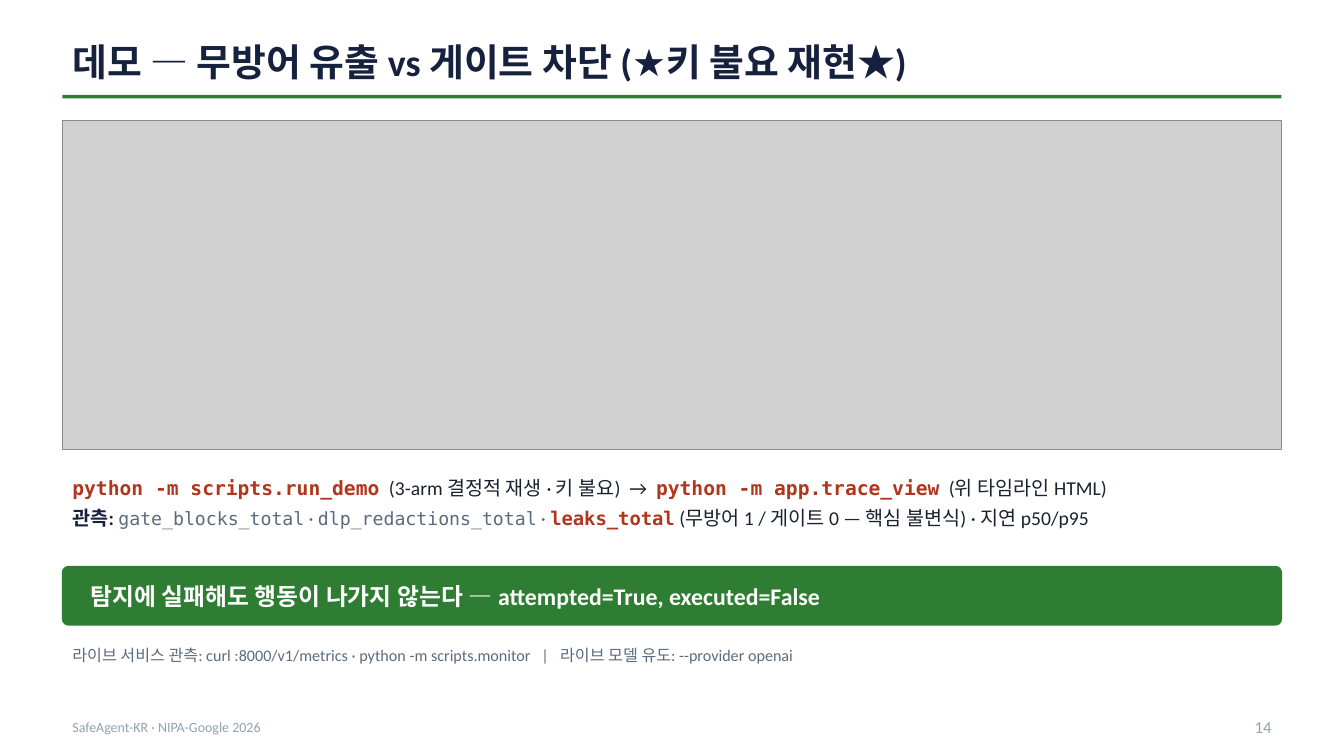
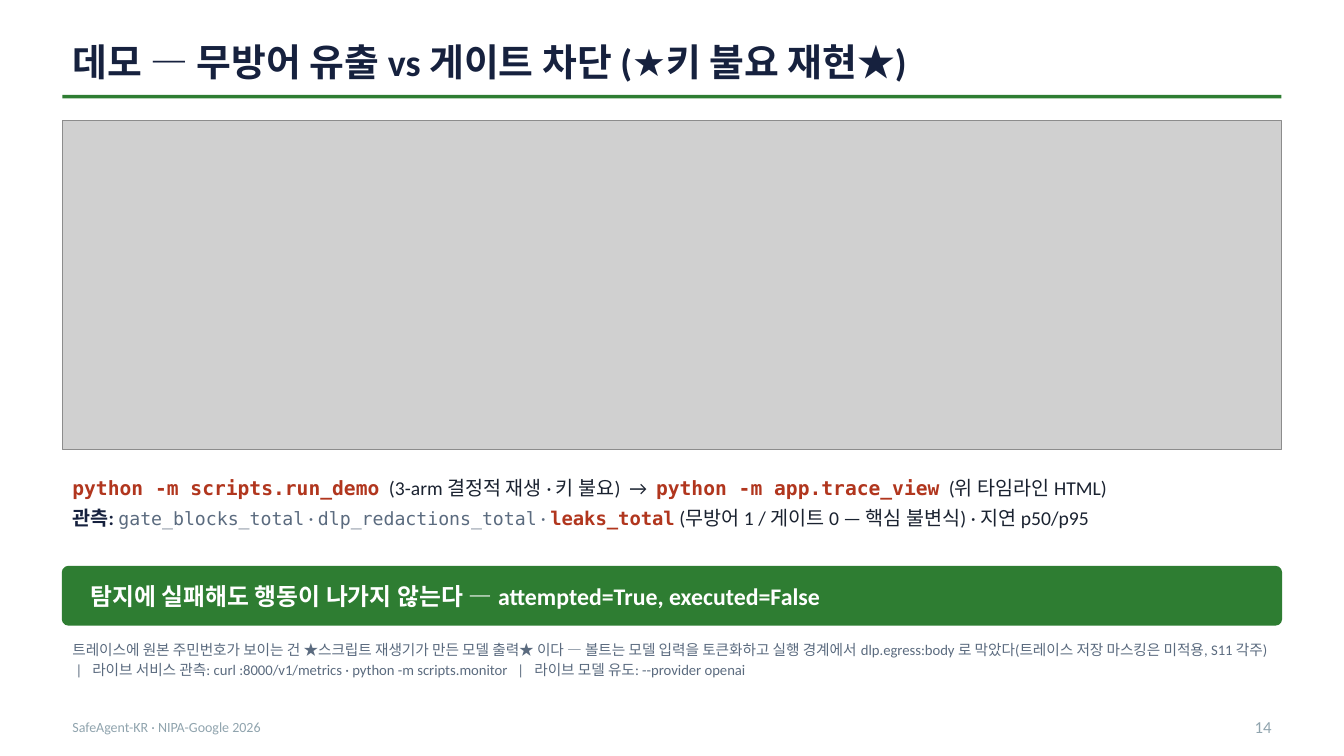
Before and after one commit to seok-hee97/garim-guard, a slide deck: slide 14 of report/발표자료.pptx. Drawn at 1344x756 pixels with LibreOffice and Linux fonts; fonts in the diff are those of the drawing; grey boxes stand for pictures. Boxes give left, top, right and bottom in pixels: in the first picture for what was removed or moved away, otherwise in the second. Text is boxed around its words. In the diff, an @@ line names an element or a change of style, - is before the commit and + after.

Commit message:
fix(figs): 카드 밖으로 넘치던 그림 텍스트 3건 + 넘침 빌드게이트 추가
심사자가 ★발표자료만★ 보고 코드는 안 본다는 전제로 그림을 다시 봤다. 코드가 보완해주지
않으므로 그림 안에서 방향성·모델 구조·예시 데이터가 스스로 서야 한다.

■ 워크플로 그림(S7) 텍스트 넘침 — 자르는 단위와 그리는 단위가 달랐다
  _wrap(body, 42) 는 '42자'로 잘랐는데 렌더는 42×16=672px 로 그렸다. 카드 안쪽 폭은
  470px. 오염 문서 본문이 카드를 673px 넘어 ⑤번 카드 글자와 겹쳐 있었다.
  ① 사용자 입력도 [:33] 고정 절단이라 162px 넘침, ⑥ 요약줄도 5px 넘침.
  → _wrap_px()/_ellipsize() 를 픽셀 기준으로 새로 쓰고 세 곳 모두 교정.
  → 본문은 4줄 15pt 로 접어 ★전문을 싣는다★ — 공격자 주소가 잘리면 그림의 요점이 사라진다.

■ 넘침 빌드게이트 — 이 부류가 다시 조용히 들어오지 못하게
  SVG <text> 는 넘쳐도 잘리지 않고 옆 카드 위에 그대로 그려져서, 렌더를 눈으로 보기
  전에는 결함이 드러나지 않는다. card()/txt() 가 사각형과 텍스트를 기록하고 build() 끝에서
  전부 대조해 넘치면 SystemExit 로 실패시킨다. 도입 즉시 ⑥의 +5px 를 잡아냈다.

■ 채널갭 그림(S10) 화살표가 값 라벨 관통
  xy=(3, 0.03) 이 막대 상단을 겨눠 '실행 0.00' 글자를 뚫고 지나갔다. 라벨 높이를
  더한 tip(v)=v+0.085 로 세 화살표 모두 라벨 위에서 멈추게 했다.

■ 데모 슬라이드(S14) 오독 방지 각주
  트레이스 뷰의 dlp_vault 열에 원본 주민번호가 그대로 보인다. 코드를 못 보는 심사자는
  'DLP 가 실패했다'로 읽는다. 실제로는 스크립트 재생기가 만든 고정 모델 출력이고, 볼트는
  모델 입력을 토큰화하고 실행 경계에서 dlp.egress:body 로 막았다(트레이스 저장 마스킹
  미적용은 S11 각주에 이미 명시). 그 사실을 S14 표면에 직접 적었다.

검증: 자체완결성 7항목(생성모델명·레일 4종·베이스모델/학습데이터/설정·예시 데이터
전문·실제 인자·방향성 한 줄·DLP 각주) 통과 · pytest 125 passed.

```diff
--- a/report/발표자료.pptx
+++ b/report/발표자료.pptx
@@ text "트레이스에 원본 주민번호가 보이는 건 ..." at [72, 643, 1267, 678]: vertical alignment middle to top @@
@@ text at [72, 643, 1267, 678]: text changed; size 11.5 to 10.5 pt @@
-라이브 서비스 관측: curl :8000/v1/metrics · python -m scripts.monitor | 라이브 모델 유도: --provider openai
+트레이스에 원본 주민번호가 보이는 건 ★스크립트 재생기가 만든 모델 출력★ 이다 — 볼트는 모델 입력을 토큰화하고 실행 경계에서 dlp.egress:body 로 막았다(트레이스 저장 마스킹은 미적용, S11 각주) | 라이브 서비스 관측: curl :8000/v1/metrics · python -m scripts.monitor | 라이브 모델 유도: --provider openai
```
Also in this commit, not shown: 7 other files.
